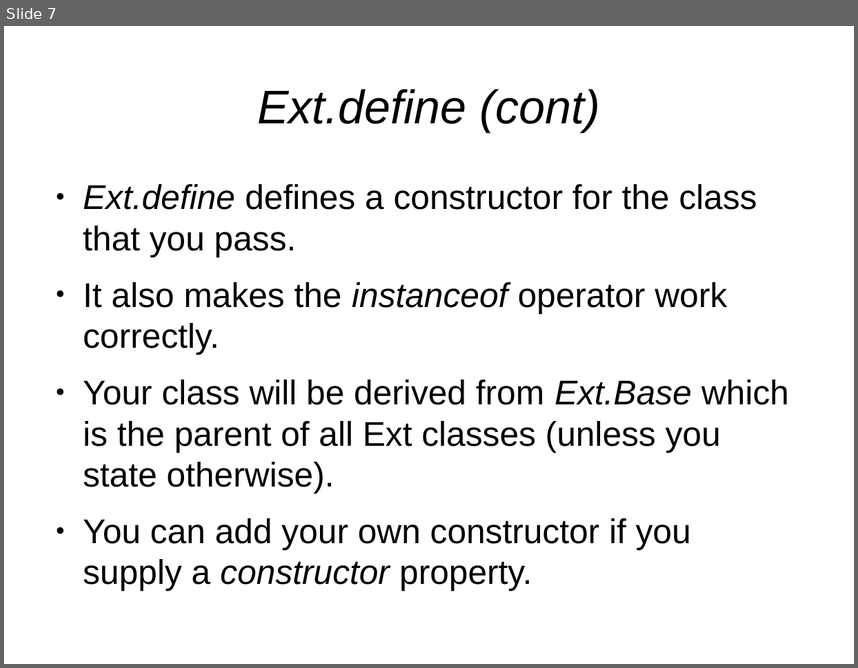
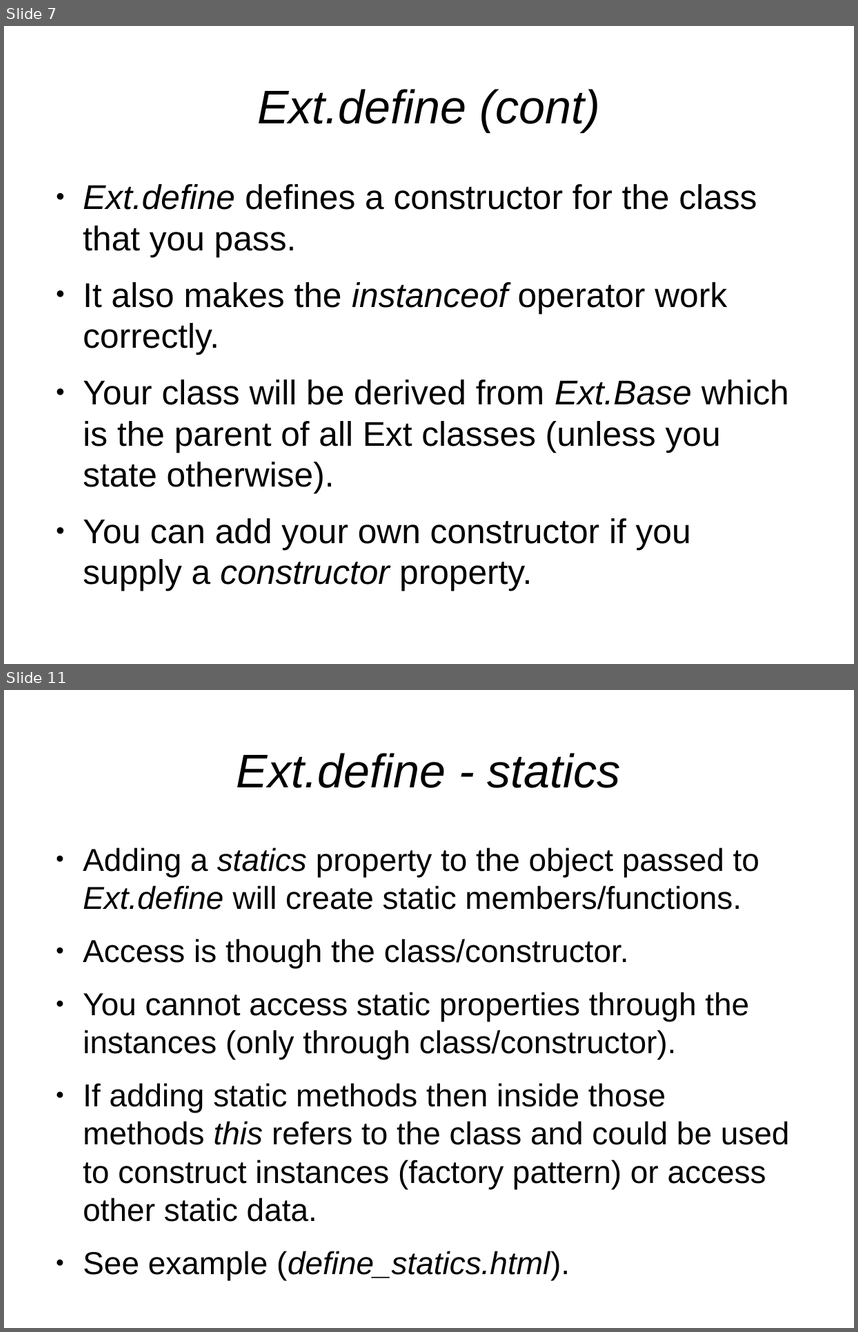
Before and after one commit to veltzer/demos, a slide deck: javascript/extjs/doc/extjs_oo.odp. Shown one above the other, each under a label of ours: slide 7 before the commit, slides 7 and 11 after it; the slides between them are not shown. The pictures are 858x668 and 858x1332 pixels, drawn with LibreOffice and Linux fonts; fonts in the diff are those of the drawing. Boxes give left, top, right and bottom in pixels: in the first picture for what was removed or moved away, otherwise in the second. Text is boxed around its words. In the diff, an @@ line names an element or a change of style, - is before the commit and + after.

```diff
--- a/javascript/extjs/doc/extjs_oo.odp
+++ b/javascript/extjs/doc/extjs_oo.odp
@@ slide 11 added at [4, 690, 854, 1328], background #FFFFFF @@
@@ title added at [237, 753, 621, 788], 44 pt, text #000000, italic @@
+Ext.define - statics
@@ text added at [83, 847, 790, 1221], 29.6 pt, text #000000 @@
+● Adding a statics property to the object passed to Ext.define will create static members/functions.
+● Access is though the class/constructor.
+● You cannot access static properties through the instances (only through class/constructor).
+● If adding static methods then inside those methods this refers to the class and could be used to construct instances (factory pattern) or access other static data.
+● See example (define_statics.html).
```
Also in this commit, not shown: 2 slides changed, 1 other slide added, 2 other files.
